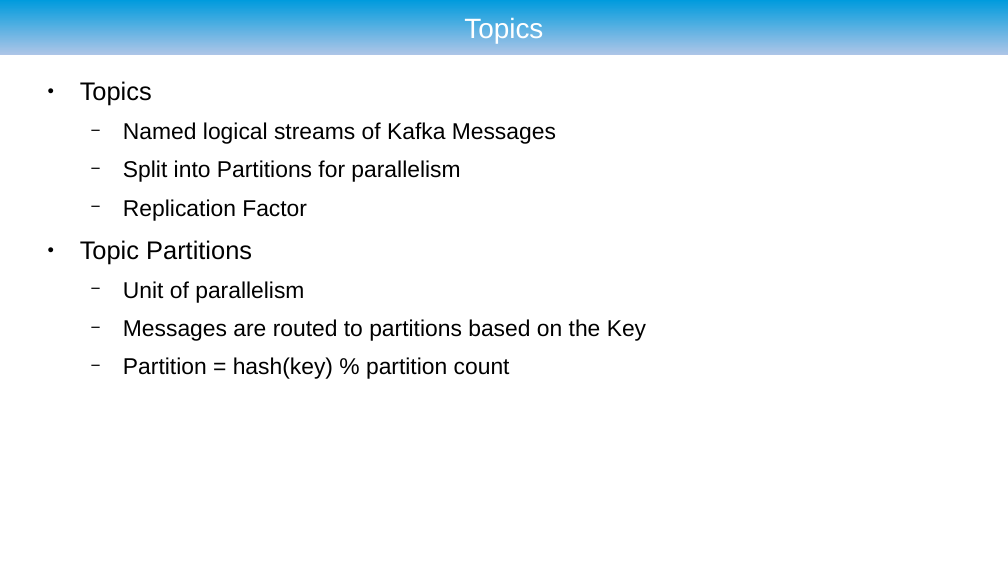
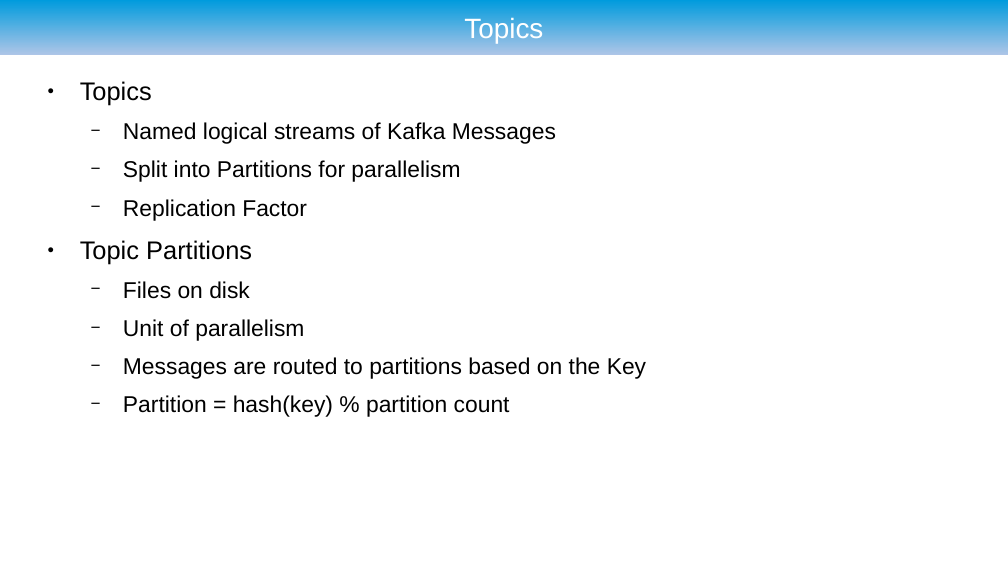
Before and after one commit to ryzlab/kafka-kompetensdag, a slide deck: slide 11 of doc/presentation-umejug.odp. Drawn at 1008x567 pixels with LibreOffice and Linux fonts; fonts in the diff are those of the drawing; background and template pictures are left out. Boxes give left, top, right and bottom in pixels: in the first picture for what was removed or moved away, otherwise in the second. Text is boxed around its words. In the diff, an @@ line names an element or a change of style, - is before the commit and + after.

```diff
--- a/doc/presentation-umejug.odp
+++ b/doc/presentation-umejug.odp
@@ text at bbox=[123, 281, 250, 299]: paragraph added @@
+  − Files on disk
```
Also in this commit, not shown: 6 other slides changed, 1 slide added, 2 other files.
